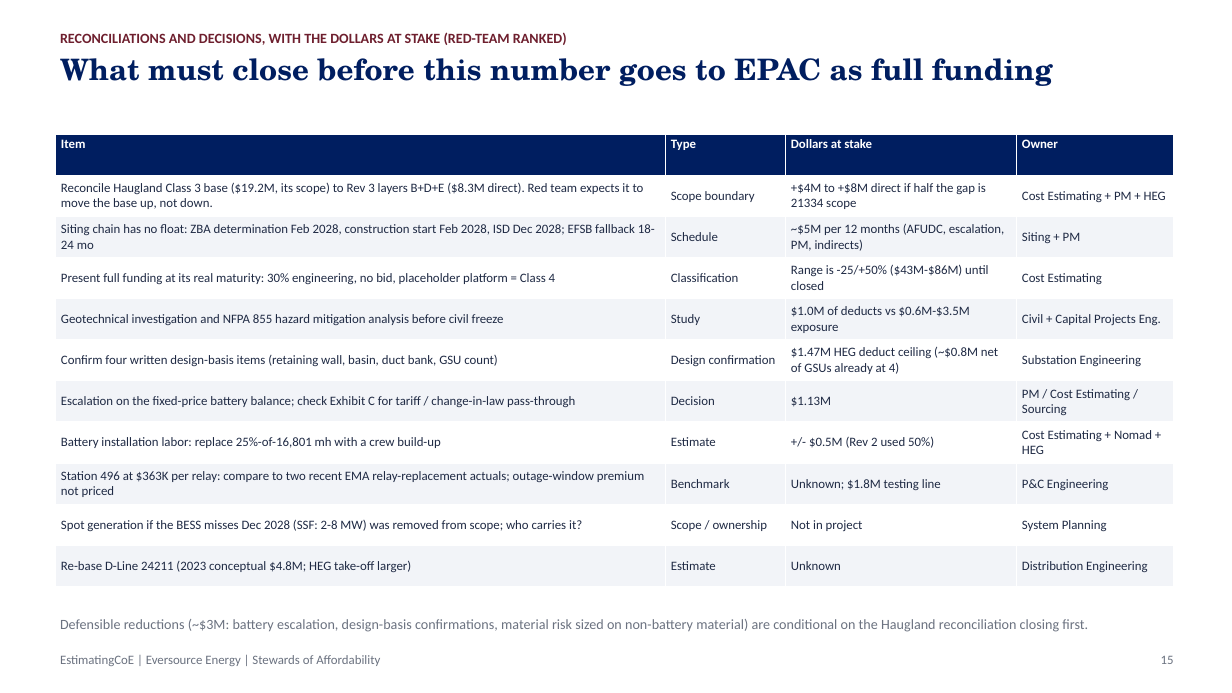
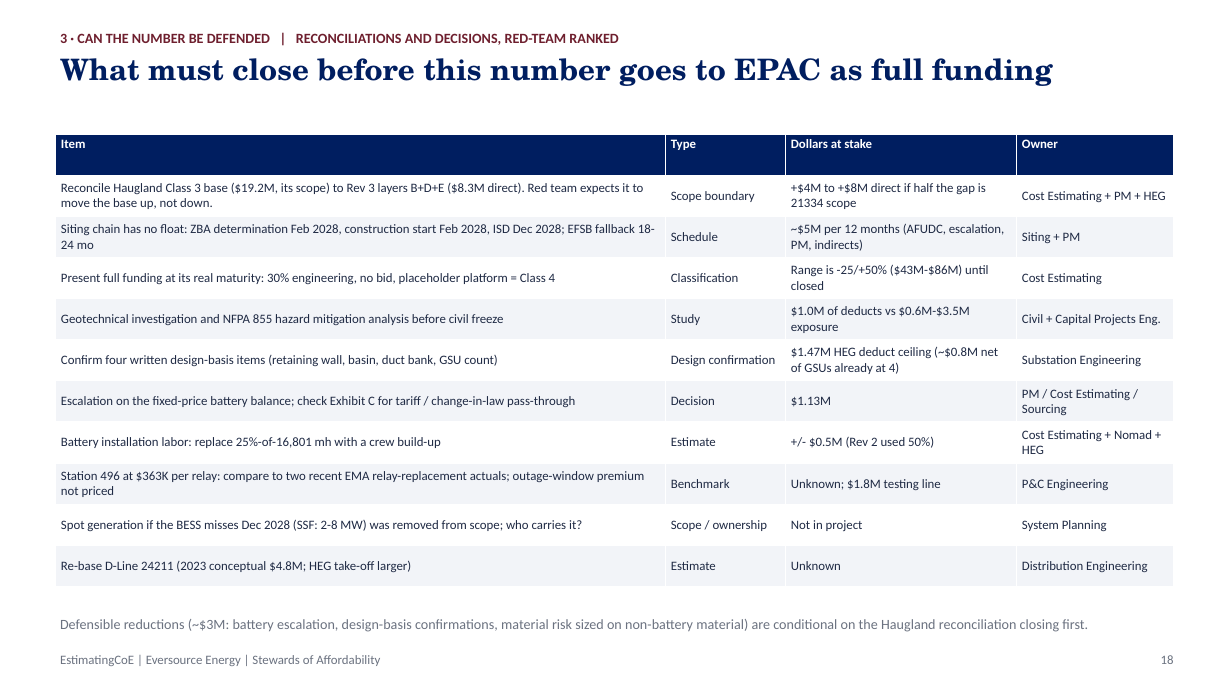
Before and after one commit to gbassaragh/BESS, a slide deck: slide 18 of Hyde Park BESS/6) Cost Analysis Deliverables/Hyde Park BESS - Cost Analysis Deck.pptx (slide 15 before the commit). Drawn at 1232x693 pixels with LibreOffice and Linux fonts; fonts in the diff are those of the drawing. Boxes give left, top, right and bottom in pixels: in the first picture for what was removed or moved away, otherwise in the second. Text is boxed around its words. In the diff, an @@ line names an element or a change of style, - is before the commit and + after.

```diff
--- a/Hyde Park BESS/6) Cost Analysis Deliverables/Hyde Park BESS - Cost Analysis Deck.pptx
+++ b/Hyde Park BESS/6) Cost Analysis Deliverables/Hyde Park BESS - Cost Analysis Deck.pptx
@@ text at (60, 33, 618, 45): text changed @@
-RECONCILIATIONS AND DECISIONS, WITH THE DOLLARS AT STAKE (RED-TEAM RANKED)
+3 · CAN THE NUMBER BE DEFENDED | RECONCILIATIONS AND DECISIONS, RED-TEAM RANKED
@@ text at (1161, 655, 1174, 664): text changed @@
-15
+18
```
Also in this commit, not shown: 20 other slides changed, 4 other files.
